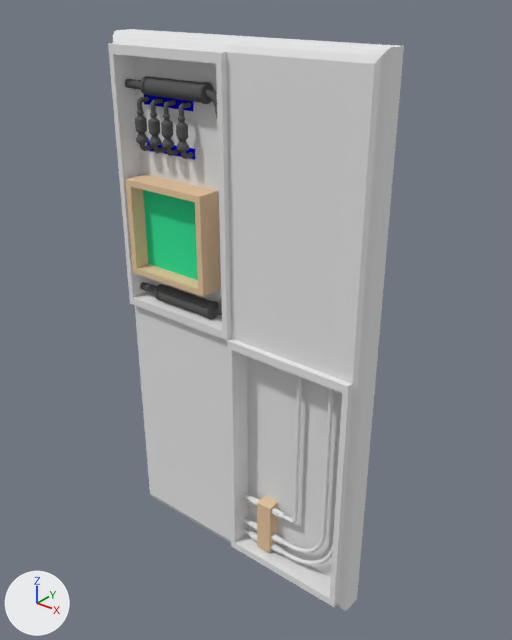
The Blender file Models/Scifi/Door - UV.blend as it was, and as the next commit left it.
Both versions are drawn from a 50 mm camera at (1.43, -2.8, 2.19) aimed at (-0.02, -0.99, 1.07). Lighting does not change. The marker at lower left points along +X, +Y and +Z.

Before the edit, the objects in view are built like this:
```python
me_cube_014 = bpy.data.meshes.new('Cube.014')
me_cube_014.from_pydata(...)  # 13700 vertices, 13246 faces; spans x -0.53..0.53, y -0.11..0.03, z -1.17..0.85
# faces by material slot: [2609, 49, 10, 10560, 17, 1]
me_cube_014.materials.append(mat_grid)  # its picture is missing
me_cube_014.materials.append(mat_door)  # white #e7e7e7
me_cube_014.materials.append(mat_cable_holders)  # blue #0001e7
me_cube_014.materials.append(mat_pipes)  # dark grey #616161
me_cube_014.materials.append(mat_screen_frame)  # beige #e7c8a2
me_cube_014.materials.append(mat_screen)  # green #3be79d
ob_door = bpy.data.objects.new('Door', me_cube_014)
ob_door.location = (-0.054, -1.006, 1.174)
```
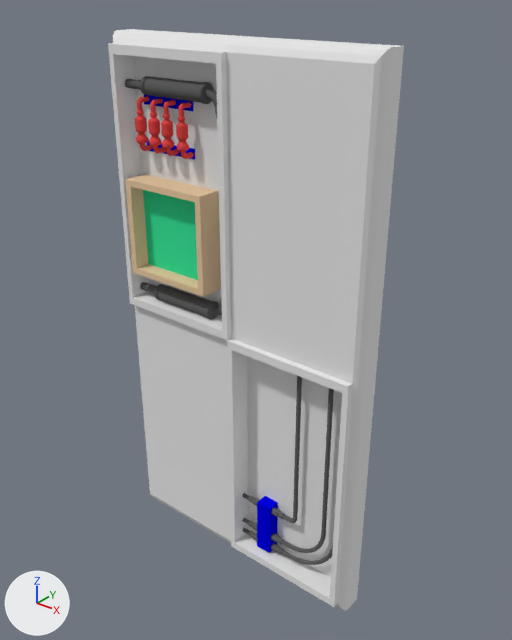
Location of each change, (x1, y1, x2, y2) in pixels of the pictures (512 x 640 px):
part 1 of me_cube_014, recoloured
    both: (242, 376, 342, 565)
part 2 of me_cube_014, recoloured (grey to red)
    both: (135, 96, 194, 159)
part 3 of me_cube_014, recoloured (beige to blue)
    both: (257, 496, 278, 553)

The edits, one by one:
Material 'Connectors' (mat_connectors) is new.
Its base color is (0.8, 0.0664, 0.0642) (red #e74948).
me_cube_014 has 13700 vertices, 13246 faces and spans x -0.53..0.53, y -0.11..0.03, z -1.17..0.85.
me_cube_014 is used by ob_door; location (-0.054, -1.006, 1.174).
me_cube_014 part 1: 2592 of the faces centred in x 0.04..0.47, y -0.06..-0.03, z -1.07..-0.52 switch from mat_grid (its picture is missing) to mat_pipes (dark grey #616161).
me_cube_014 part 2: all 8000 faces centred in x -0.43..-0.19, y -0.09..-0.03, z 0.45..0.64 switch from mat_pipes (dark grey #616161) to mat_connectors (red #e74948).
me_cube_014 part 3: 5 of the faces centred in x 0.11..0.17, y -0.07..-0.04, z -1.07..-0.85 switch from mat_screen_frame (beige #e7c8a2) to mat_cable_holders (blue #0001e7).
